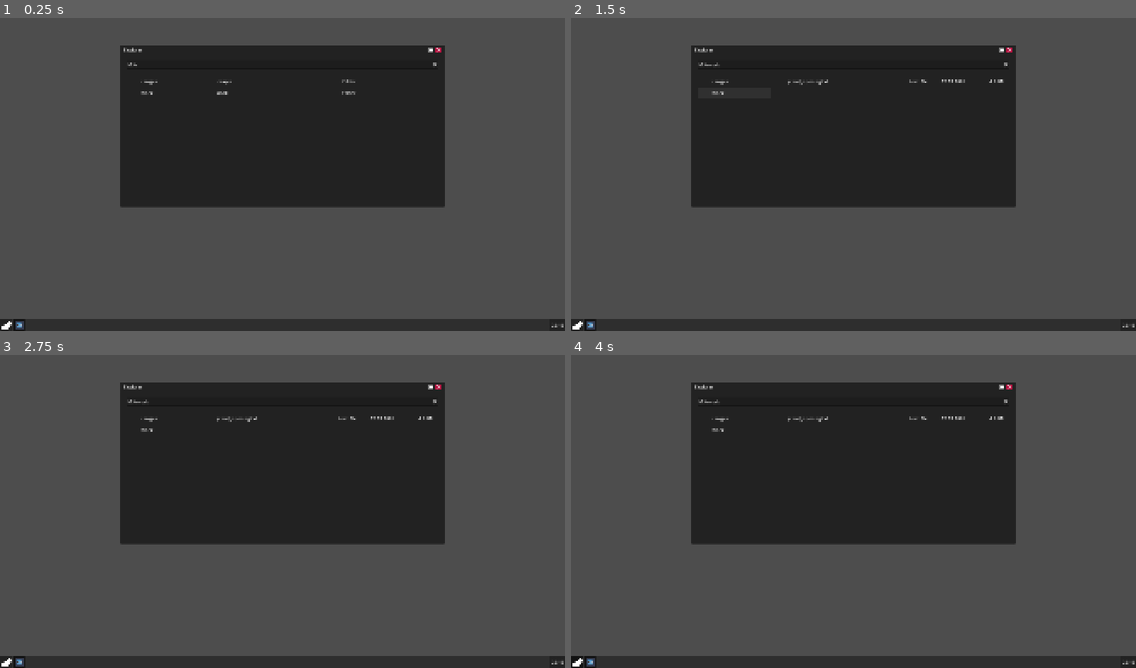
Above: before the commit, frames 1-4 (two rows, left to right).
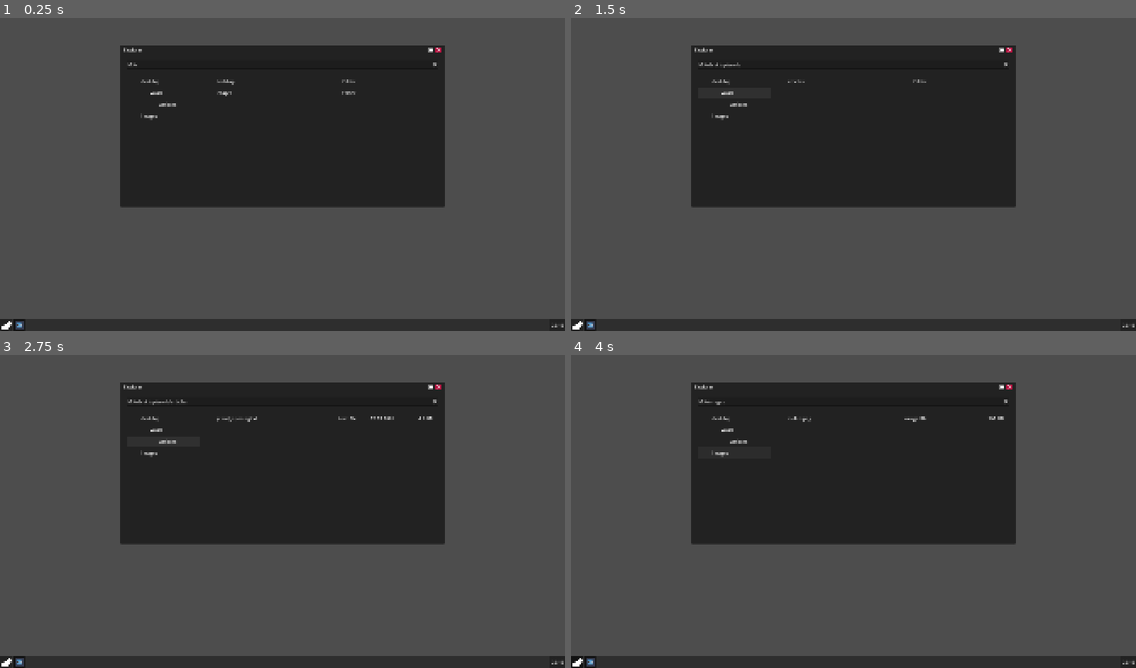
Above: after the commit, the same moments.

Repository: Dherleth/melon-os
Game: Godot game, scene res://os/core/os_system/os_system.tscn
The game is run twice, just before and just after one commit, with the same random seed, the same clock (stepped at 60 frames per second) and the same inputs.
Inputs (mouse positions are in pixels of both pictures, inside the frame that each line leads up to):
- Up to frame 1 (0.25 s): no input
- Up to frame 2 (1.5 s): click (734, 80) at 0.52 s; click (734, 93) at 1.27 s
- Up to frame 3 (2.75 s): click (163, 442) at 2.02 s
- Up to frame 4 (4 s): click (734, 452) at 2.77 s; click (576, 661) at 3.5 s

The runs differ from the first frame. In frame 1, 0.2% of the frame differs, in the area x 24-42%, y 19-33%; in frame 2, 0.3%, in the area x 24-77%, y 14-33%; in frame 3, 0.2%; in frame 4, 0.3%.

Commit message:
highlight current folder in file explorer

Diff:
--- a/os/data/apps/file_explorer/file_button.gd
+++ b/os/data/apps/file_explorer/file_button.gd
@@ -25,6 +25,9 @@
 	"": "folder"
 }
 
+var full_path := ""
+
+
 # filename_p can be a standard filename and will be displayed as it is in the project structure,
 # with no metadata.
 # Or we can specify custom metadata as:
@@ -40,6 +43,8 @@
 #
 # Spaces is used to show indentation in the file explorer tree
 func setup(filepath: String, with_details := true, spaces := 0) -> void:
+	full_path = filepath
+
 	if spaces > 0:
 		var count = spaces
 		while count != 0:
@@ -65,7 +70,6 @@
 		filename_label.text = filename
 
 		if with_details:
-			# We don't read metadata for standard filename
 			size_label.text = _get_file_size(filepath)
 		else:
 			filename_label.text_overrun_behavior = TextServer.OVERRUN_NO_TRIMMING
@@ -73,10 +77,9 @@
 			creation_date_label.hide()
 			size_label.hide()
 	else:
-		# The filename is formatted with custom metadata
+		# The filename has custom metadata
 
 		# Rebuilds the filename without metadata
-
 		filename_label.text = filename.substr(0, metadata_start)
 		if extension != "":
 			filename_label.text = filename_label.text + "." + extension
@@ -127,6 +130,17 @@
 	# Root node does not update it's size automatically when content changes
 	self.custom_minimum_size.x = margin_container.size.x
 
+func set_as_current() -> void:
+	var style := get_theme_stylebox("normal").duplicate() as StyleBoxFlat
+	style.bg_color = Color("99999916")
+
+	add_theme_stylebox_override("normal", style)
+
+func set_as_not_current() -> void:
+	var style := get_theme_stylebox("normal").duplicate() as StyleBoxFlat
+	style.bg_color = Color("99999900")
+
+	add_theme_stylebox_override("normal", style)
 
 func _get_file_size(file_path) -> String:
 	var size_txt := ""
--- a/os/data/apps/file_explorer/file_explorer.gd
+++ b/os/data/apps/file_explorer/file_explorer.gd
@@ -11,6 +11,7 @@
 	_set_path_input_text(file_path)
 
 	scan_directory(file_path, true)
+	_update_tree_current_folder()
 
 
 # Shows the content of the directory that:
@@ -56,7 +57,7 @@
 					if dir.current_is_dir():
 						var file_button_instance := file_button_scene.instantiate() as FileButton
 						folders_list.add_child(file_button_instance)
-						file_button_instance.setup(full_path.get_file(), false, level)
+						file_button_instance.setup(full_path, false, level)
 						file_button_instance.pressed.connect(_on_file_button_pressed.bind(full_path))
 						scan_directory(full_path, recursive, level + 1)
 
@@ -76,6 +77,7 @@
 		_set_path_input_text(file_path)
 
 		scan_directory(file_path)
+		_update_tree_current_folder()
 	else:
 		os_system.open_file(file_path)
 
@@ -89,3 +91,16 @@
 	var real_path = fake_path.replace(fake_fs_base_path, os_system.os_definition.filesystem_base_path)
 
 	scan_directory(real_path)
+	_update_tree_current_folder()
+
+
+func _update_tree_current_folder() -> void:
+	var current_folder_path = path_input.text.replace(fake_fs_base_path, os_system.os_definition.filesystem_base_path)
+
+	for button in folders_list.get_children():
+		var file_button = button as FileButton
+
+		if file_button.full_path.rstrip("/") == current_folder_path.to_lower().rstrip("/"):
+			file_button.set_as_current()
+		else:
+			file_button.set_as_not_current()
Renamed: os/data/filesystem/work/grand_opening_meta_created02032001.txt -> os/data/filesystem/desktop/work/articles/grand_opening_meta_created02032001.txt
Not shown, added: os/data/filesystem/desktop/work/.DS_Store
